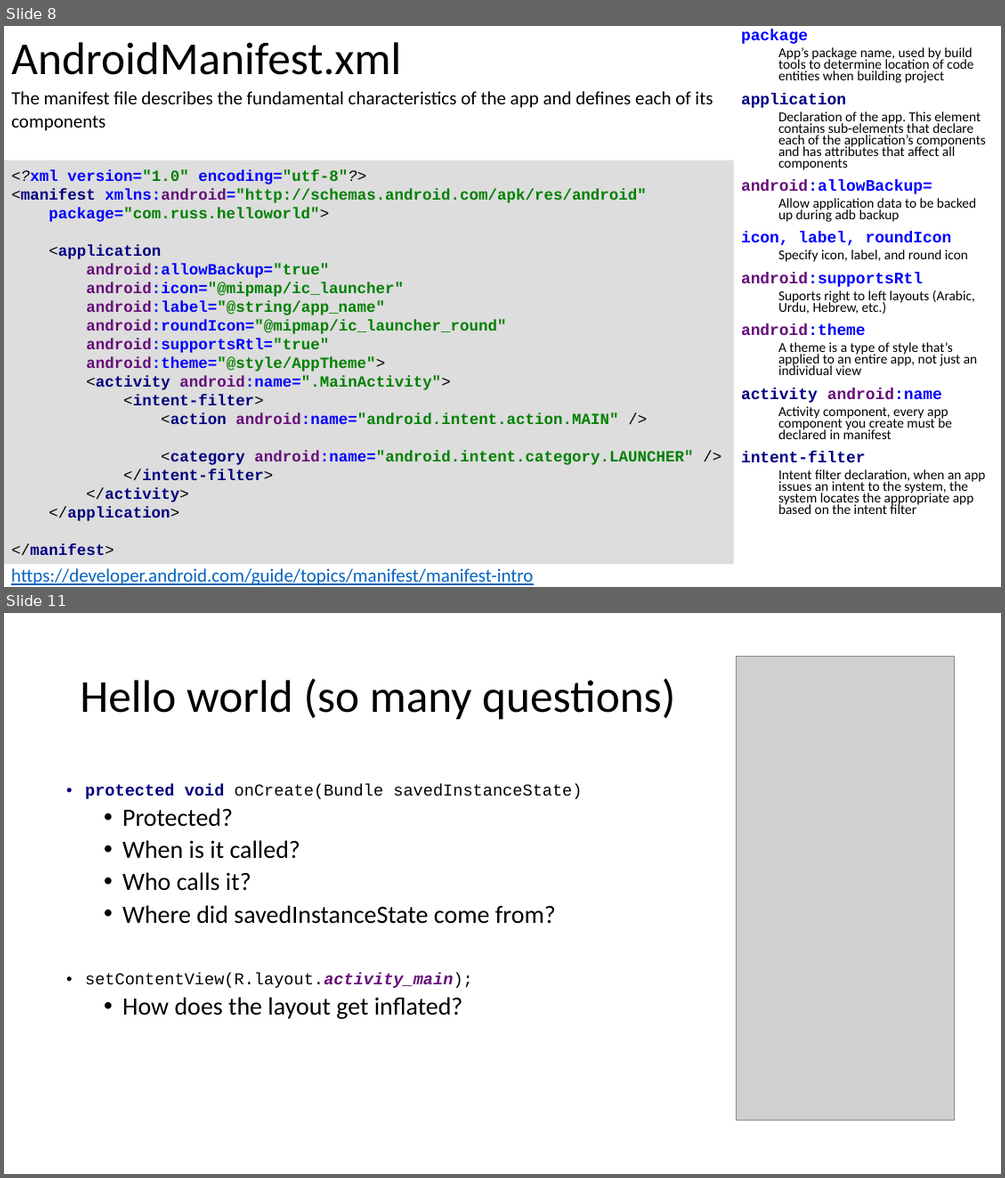
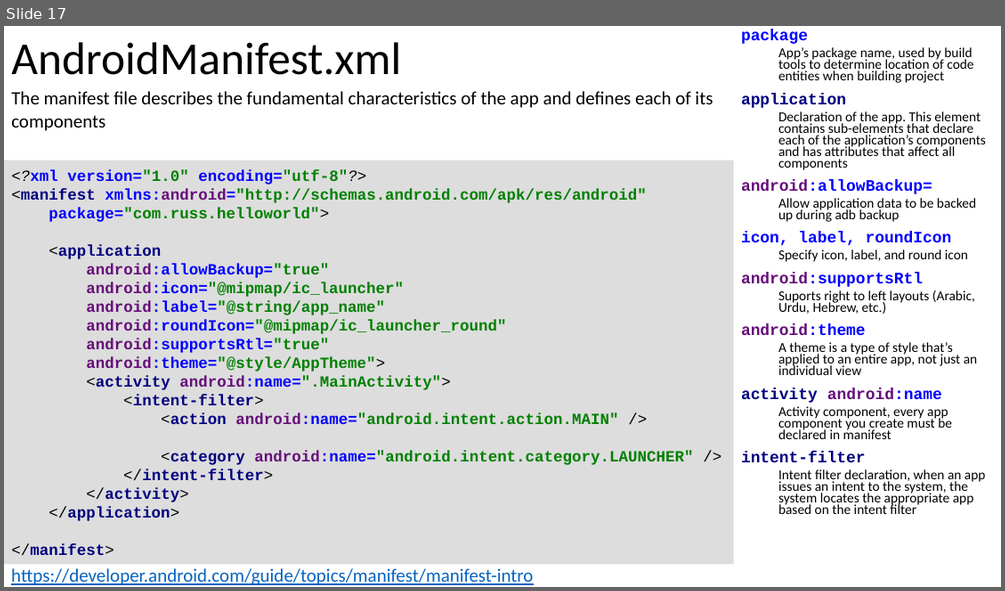
Before and after one commit to russellu/cs230, a slide deck: Lecture_HelloWorld.pptx. Shown one above the other, each under a label of ours: slides 8 and 11 before the commit, slide 17 after it; the slides between them are not shown. The pictures are 1005x1178 and 1005x591 pixels, drawn with LibreOffice and Linux fonts; fonts in the diff are those of the drawing; grey boxes stand for pictures. Boxes give left, top, right and bottom in pixels: in the first picture for what was removed or moved away, otherwise in the second. Text is boxed around its words. In the diff, an @@ line names an element or a change of style, - is before the commit and + after.

```diff
--- a/Lecture_HelloWorld.pptx
+++ b/Lecture_HelloWorld.pptx
@@ slide 11 removed at (x1=4, y1=613, x2=1001, y2=1174), background #FFFFFF @@
@@ picture removed at (x1=736, y1=657, x2=955, y2=1120) @@
@@ title removed at (x1=80, y1=678, x2=675, y2=720) @@
-Hello world (so many questions)
@@ text removed at (x1=85, y1=784, x2=582, y2=1019) @@
-• protected void onCreate(Bundle savedInstanceState)
-  • Protected?
-  • When is it called?
-  • Who calls it?
-  • Where did savedInstanceState come from?
-• setContentView(R.layout.activity_main);
-  • How does the layout get inflated?
@@ what was slide 8 is now slide 17 @@
```
Also in this commit, not shown: 4 slides changed, 13 slides added, 9 other slides removed, 3 other files.
